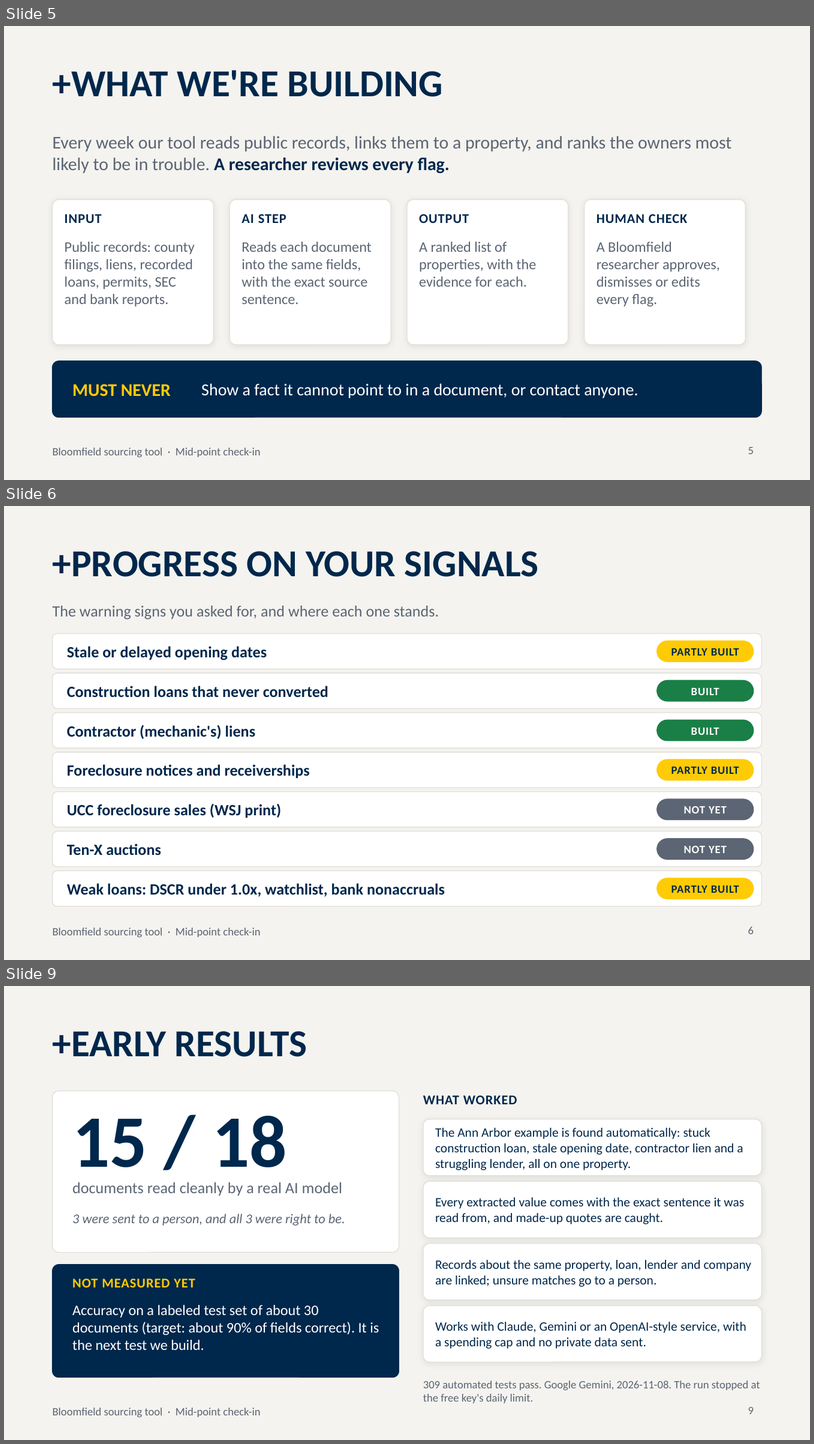
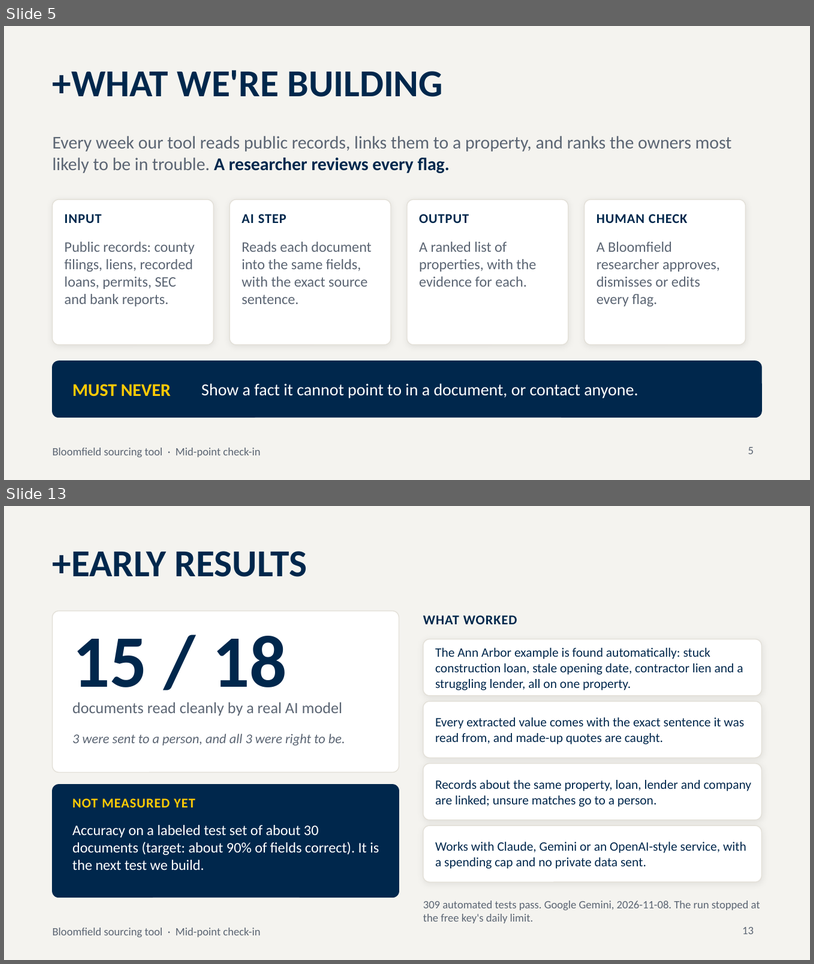
Before and after one commit to Ross-Business-Tech/Bloomfield-Project-2, a slide deck: pipeline/demo/deck/Bloomfield_Midpoint_Deck.pptx. Shown one above the other, each under a label of ours: slides 5, 6 and 9 before the commit, slides 5 and 13 after it; the slides between them are not shown. The pictures are 814x1444 and 814x964 pixels, drawn with LibreOffice and Linux fonts; fonts in the diff are those of the drawing. Boxes give left, top, right and bottom in pixels: in the first picture for what was removed or moved away, otherwise in the second. Text is boxed around its words. In the diff, an @@ line names an element or a change of style, - is before the commit and + after.

```diff
--- a/pipeline/demo/deck/Bloomfield_Midpoint_Deck.pptx
+++ b/pipeline/demo/deck/Bloomfield_Midpoint_Deck.pptx
@@ slide 6 removed at bbox=[4, 506, 810, 960], background #F4F3EF; not listed: 1 template element that a slide beside it also shows @@
@@ title removed at bbox=[53, 551, 539, 577] @@
-+PROGRESS ON YOUR SIGNALS
@@ text removed at bbox=[53, 606, 439, 619] @@
-The warning signs you asked for, and where each one stands.
@@ rounded rectangle removed at bbox=[53, 633, 762, 669] @@
@@ text removed at bbox=[67, 646, 267, 660] @@
-Stale or delayed opening dates
@@ rounded rectangle removed at bbox=[657, 640, 754, 661] @@
@@ text removed at bbox=[672, 648, 740, 655] @@
-PARTLY BUILT
@@ rounded rectangle removed at bbox=[53, 673, 762, 708] @@
@@ text removed at bbox=[67, 685, 329, 697] @@
-Construction loans that never converted
@@ rounded rectangle removed at bbox=[657, 680, 754, 701] @@
@@ text removed at bbox=[692, 688, 720, 695] @@
-BUILT
@@ rounded rectangle removed at bbox=[53, 712, 762, 748] @@
@@ rounded rectangle removed at bbox=[657, 720, 754, 741] @@
@@ text removed at bbox=[67, 724, 255, 739] @@
-Contractor (mechanic's) liens
@@ text removed at bbox=[692, 727, 720, 735] @@
-BUILT
@@ rounded rectangle removed at bbox=[53, 752, 762, 787] @@
@@ text removed at bbox=[67, 764, 310, 778] @@
-Foreclosure notices and receiverships
@@ rounded rectangle removed at bbox=[657, 759, 754, 780] @@
@@ text removed at bbox=[672, 766, 740, 774] @@
-PARTLY BUILT
@@ rounded rectangle removed at bbox=[53, 792, 762, 827] @@
@@ text removed at bbox=[67, 804, 281, 817] @@
-UCC foreclosure sales (WSJ print)
@@ rounded rectangle removed at bbox=[657, 799, 754, 820] @@
@@ text removed at bbox=[684, 806, 727, 813] @@
-NOT YET
@@ rounded rectangle removed at bbox=[53, 831, 762, 867] @@
@@ text removed at bbox=[67, 843, 161, 855] @@
-Ten-X auctions
@@ rounded rectangle removed at bbox=[657, 838, 754, 859] @@
@@ text removed at bbox=[684, 846, 727, 853] @@
-NOT YET
@@ rounded rectangle removed at bbox=[53, 870, 762, 906] @@
@@ text removed at bbox=[67, 883, 445, 897] @@
-Weak loans: DSCR under 1.0x, watchlist, bank nonaccruals
@@ rounded rectangle removed at bbox=[657, 878, 754, 899] @@
@@ text removed at bbox=[672, 885, 740, 892] @@
-PARTLY BUILT
@@ page number removed at bbox=[749, 926, 754, 934] @@
-6
@@ what was slide 9 is now slide 13 @@
@@ page number at bbox=[743, 927, 754, 934]: text changed @@
-9
+13
```
Also in this commit, not shown: 3 slides changed, 6 slides added, 1 other slide removed, 8 other files.
